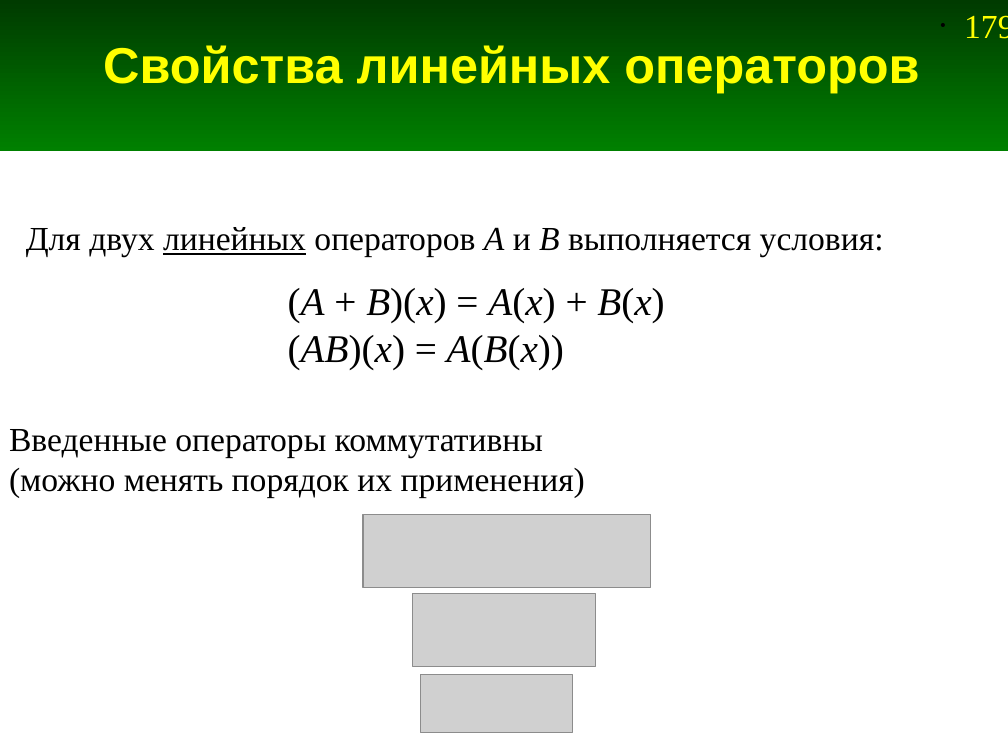
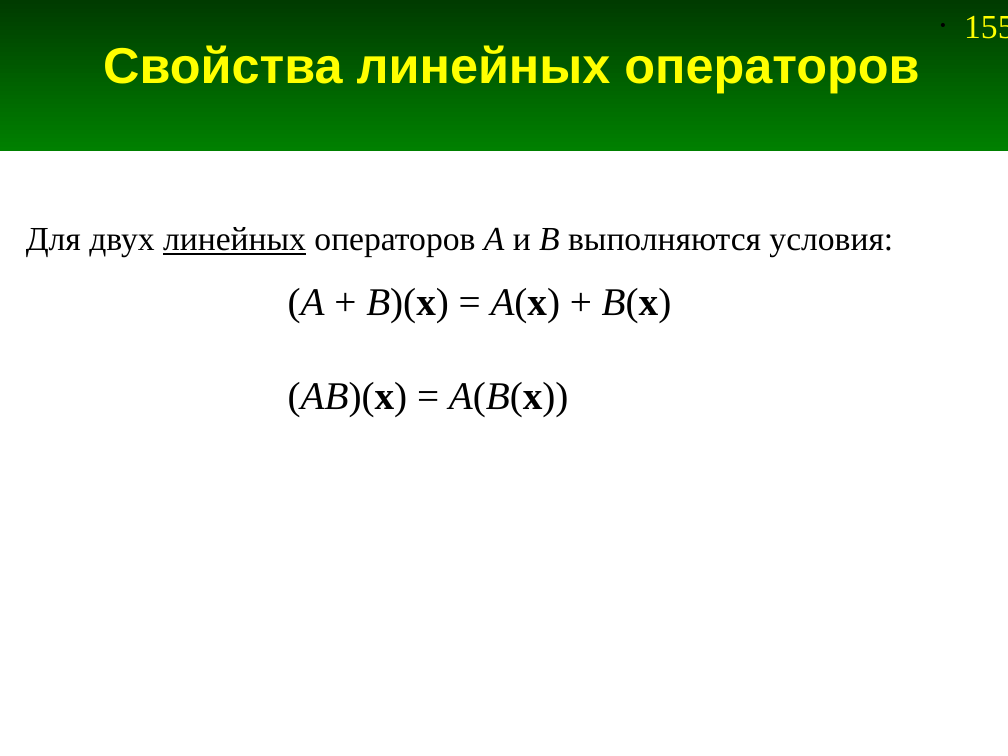
Before and after one commit to andris0147sv/modelling, a slide deck: slide 155 of presentations/2. FDTD.odp (slide 179 before the commit). Drawn at 1008x756 pixels with LibreOffice and Linux fonts; fonts in the diff are those of the drawing; grey boxes stand for pictures. Boxes give left, top, right and bottom in pixels: in the first picture for what was removed or moved away, otherwise in the second. Text is boxed around its words. In the diff, an @@ line names an element or a change of style, - is before the commit and + after.

```diff
--- a/presentations/2. FDTD.odp
+++ b/presentations/2. FDTD.odp
@@ page number at bbox=[964, 16, 1008, 39]: text changed @@
-• 179
+• 155
@@ text at bbox=[26, 227, 893, 256]: text changed @@
-Для двух линейных операторов A и B выполняется условия:
+Для двух линейных операторов A и B выполняются условия:
@@ text "(A + B)(x) = A(x) ..." at bbox=[288, 288, 672, 416]: bold on, italic off in "B)(x) A(x) B(x)", "(AB)(x) A(B(x))" @@
@@ text removed at bbox=[9, 429, 585, 498] @@
-Введенные операторы коммутативны
-(можно менять порядок их применения)
@@ picture removed at bbox=[363, 514, 651, 587] @@
@@ picture removed at bbox=[412, 594, 595, 666] @@
@@ picture removed at bbox=[420, 674, 572, 732] @@
```
Also in this commit, not shown: 20 other slides changed, 2 slides added, 3 slides removed, 9 other files.
